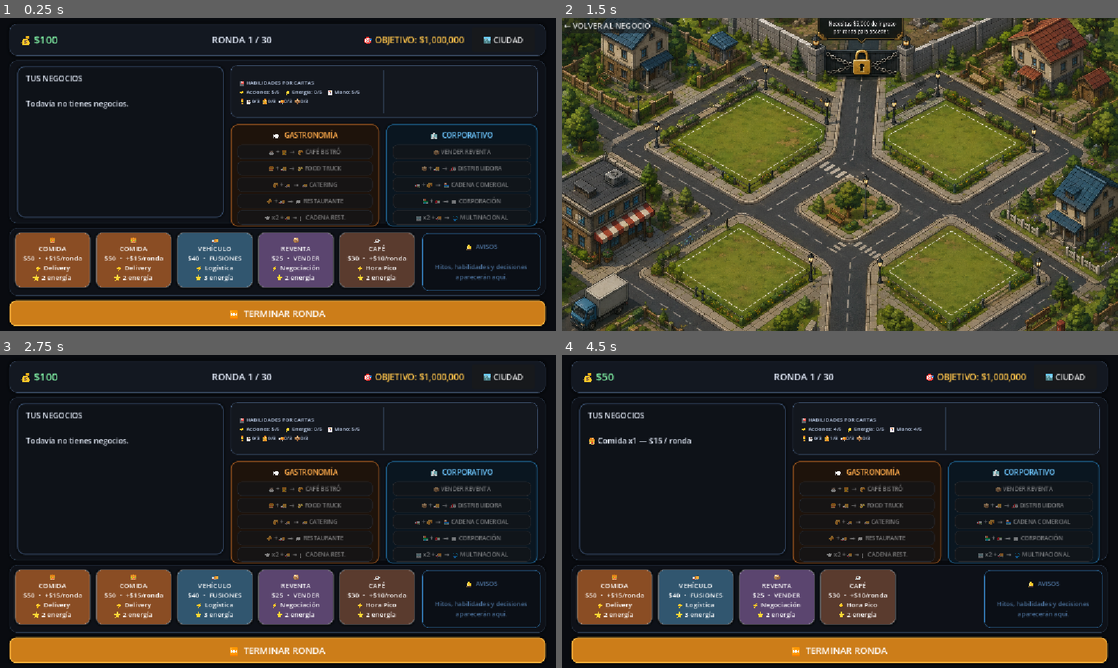
Above: before the commit, frames 1-4 (two rows, left to right).
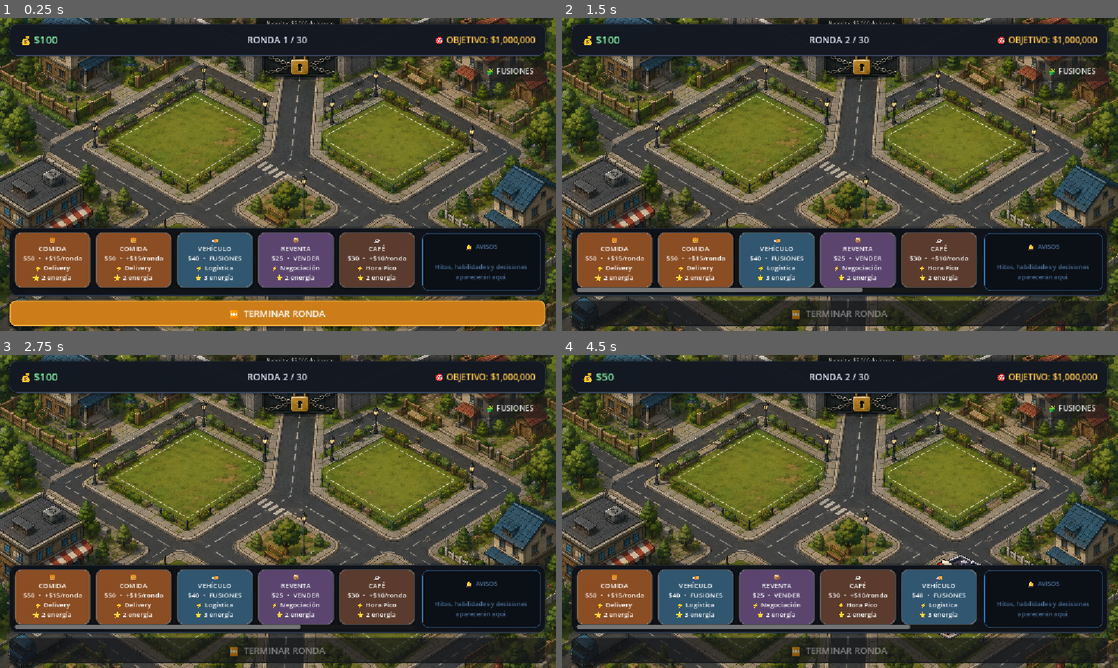
Above: after the commit, the same moments.

Repository: AdolfoBarca/imperio
Game: Godot game, scene res://Main.tscn
Two runs of this game, one before a commit and one after it. Both use one fixed random seed, a clock stepped at 60 frames per second and the inputs below.
Inputs (mouse positions are in pixels of both pictures, inside the frame that each line leads up to):
- Up to frame 1 (0.25 s): no input
- Up to frame 2 (1.5 s): click (1067, 39) at 0.5 s, where only the run before the commit has a clickable "🏙️ CIUDAD"; click "⏭️ TERMINAR RONDA" at 1.25 s
- Up to frame 3 (2.75 s): click (44, 361) at 2 s, where only the run before the commit has a clickable "← VOLVER AL NEGOCIO"
- Up to frame 4 (4.5 s): click (1073, 408) at 2.75 s, where only the run after the commit has a clickable "🧩 FUSIONES"; click (1012, 614) at 3.5 s, where only the run after the commit has a clickable "CERRAR"; click "🍔 COMIDA $50 • +$15/ronda ⚡ D…" at 4.25 s

The runs differ from the first frame. In frame 1, 57% of the frame differs, in the area x 0-100%, y 0-100%; in frame 2, 36%; in frame 3, 66%; in frame 4, 68%.

Commit message:
Integrar ciudad como pantalla principal y panel de fusiones

Diff:
--- a/Ciudad.gd
+++ b/Ciudad.gd
@@ -38,13 +38,14 @@
 	# -----------------------------------------------------
 	# BOTÓN VOLVER
 	# -----------------------------------------------------
-
-	volver_button.visible = true
-	volver_button.z_index = 100
-	volver_button.mouse_filter = Control.MOUSE_FILTER_STOP
-
-	if not volver_button.pressed.is_connected(_on_volver_pressed):
-		volver_button.pressed.connect(_on_volver_pressed)
+	#
+	# Antes este botón cerraba Ciudad.tscn con queue_free().
+	# Ahora Ciudad forma parte permanente de Main.
+	# Por eso se oculta y no recibe clics.
+	# -----------------------------------------------------
+
+	volver_button.visible = false
+	volver_button.mouse_filter = Control.MOUSE_FILTER_IGNORE
 
 
 	# -----------------------------------------------------
@@ -215,9 +216,10 @@
 	if cafes_bistro > 0:
 		cafe_bistro_visual.visible = true
 
+
 	# =====================================================
 	# TERRENO GASTRONÓMICO
-	# Cadena de Restaurantes > Restaurante
+	# Grupo Gastronómico > Cadena Restaurantes > Restaurante
 	# =====================================================
 
 	if grupos_gastronomicos > 0:
@@ -235,11 +237,13 @@
 		cadena_restaurantes_visual.visible = false
 		restaurante_visual.visible = true
 
+
+	# =====================================================
+	# FOOD TRUCK
+	# =====================================================
+
 	if food_trucks > 0:
 		food_truck_visual.visible = true
-
-	if catering_moviles > 0:
-		catering_movil_visual.visible = true
 
 
 	# =====================================================
@@ -296,21 +300,3 @@
 		cadena_comercial_visual.visible = false
 		distribuidora_visual.visible = false
 		catering_movil_visual.visible = true
-
-
-	# =====================================================
-	# ASEGURAR BOTÓN VOLVER
-	# =====================================================
-
-	volver_button.visible = true
-	volver_button.z_index = 100
-	volver_button.mouse_filter = Control.MOUSE_FILTER_STOP
-
-
-# =========================================================
-# VOLVER AL JUEGO
-# =========================================================
-
-func _on_volver_pressed() -> void:
-	print("⬅️ VOLVIENDO AL JUEGO")
-	queue_free()
--- a/Ciudad.tscn
+++ b/Ciudad.tscn
@@ -54,6 +54,7 @@
 🔒 DISTRITO COMERCIAL"
 
 [node name="VolverButton" type="Button" parent="." unique_id=422532861]
+visible = false
 z_index = 100
 layout_mode = 0
 offset_right = 8.0
--- a/Main.gd
+++ b/Main.gd
@@ -169,6 +169,15 @@
 var efectos_activos_panel: PanelContainer
 var efectos_activos_label: Label
 
+# =========================================================
+# PANEL DE FUSIONES SOBRE LA CIUDAD
+# =========================================================
+
+var fusiones_button: Button
+var fusiones_panel: PanelContainer
+var fusiones_lista: VBoxContainer
+var fusiones_cerrar_button: Button
+
 
 # =========================================================
 # ESTADO VISUAL DE LA RONDA
@@ -278,6 +287,9 @@
 @onready var nueva_partida_button: Button = $ZonaNegocios/NuevaPartidaButton
 @onready var terminar_ronda_button: Button = $TerminarRondaButton
 @onready var ciudad_button: Button = $BarraSuperior/InfoSuperior/CiudadButton
+
+# Ciudad permanente dentro de Main
+@onready var ciudad: Control = $Ciudad
 
 
 # =========================================================
@@ -330,13 +342,16 @@
 
 	nueva_partida_button.pressed.connect(nueva_partida)
 	terminar_ronda_button.pressed.connect(terminar_ronda)
-	ciudad_button.pressed.connect(_on_ciudad_pressed)
+
+	# La ciudad ahora forma parte permanente de Main.
+	ciudad_button.visible = false
 
 	nueva_partida_button.visible = false
 
 	crear_menu_contextual_cartas()
 	crear_mensaje_efecto()
 	crear_panel_efectos_activos()
+	crear_panel_fusiones()
 	crear_panel_oportunidad()
 
 	acciones_restantes = ACCIONES_POR_RONDA
@@ -2921,6 +2936,9 @@
 # =========================================================
 
 func actualizar_interfaz() -> void:
+	actualizar_panel_fusiones()
+
+	actualizar_ciudad()
 
 	dinero_label.text = (
 		"💰 $%d" % dinero
@@ -3302,56 +3320,319 @@
 	)
 
 
-# =========================================================
-# ABRIR CIUDAD
-# =========================================================
-
-func _on_ciudad_pressed() -> void:
-	print("🏙️ ABRIENDO CIUDAD")
-
-	var escena_ciudad := load("res://Ciudad.tscn")
-	var ciudad := escena_ciudad.instantiate() as Control
-
+
+# =========================================================
+# PANEL DE FUSIONES SOBRE LA CIUDAD
+# =========================================================
+
+func crear_panel_fusiones() -> void:
+	fusiones_button = Button.new()
+	fusiones_button.name = "FusionesButton"
+	fusiones_button.text = "🧩 FUSIONES"
+	fusiones_button.custom_minimum_size = Vector2(150, 42)
+	fusiones_button.anchor_left = 1.0
+	fusiones_button.anchor_right = 1.0
+	fusiones_button.anchor_top = 0.0
+	fusiones_button.anchor_bottom = 0.0
+	fusiones_button.offset_left = -170.0
+	fusiones_button.offset_right = -20.0
+	fusiones_button.offset_top = 88.0
+	fusiones_button.offset_bottom = 130.0
+	fusiones_button.z_index = 60
+	fusiones_button.pressed.connect(_on_fusiones_button_pressed)
+	add_child(fusiones_button)
+
+	fusiones_panel = PanelContainer.new()
+	fusiones_panel.name = "FusionesPanel"
+	fusiones_panel.visible = false
+	fusiones_panel.z_index = 70
+	fusiones_panel.anchor_left = 1.0
+	fusiones_panel.anchor_right = 1.0
+	fusiones_panel.anchor_top = 0.0
+	fusiones_panel.anchor_bottom = 0.0
+	fusiones_panel.offset_left = -430.0
+	fusiones_panel.offset_right = -20.0
+	fusiones_panel.offset_top = 140.0
+	fusiones_panel.offset_bottom = 560.0
+	add_child(fusiones_panel)
+
+	var fondo := StyleBoxFlat.new()
+	fondo.bg_color = Color(0.055, 0.07, 0.095, 0.98)
+	fondo.border_color = Color(0.25, 0.42, 0.62, 0.95)
+	fondo.set_border_width_all(2)
+	fondo.set_corner_radius_all(14)
+	fondo.shadow_color = Color(0, 0, 0, 0.45)
+	fondo.shadow_size = 10
+	fusiones_panel.add_theme_stylebox_override("panel", fondo)
+
+	var margen := MarginContainer.new()
+	margen.add_theme_constant_override("margin_left", 16)
+	margen.add_theme_constant_override("margin_right", 16)
+	margen.add_theme_constant_override("margin_top", 14)
+	margen.add_theme_constant_override("margin_bottom", 14)
+	fusiones_panel.add_child(margen)
+
+	var columna := VBoxContainer.new()
+	columna.add_theme_constant_override("separation", 8)
+	margen.add_child(columna)
+
+	var titulo := Label.new()
+	titulo.text = "🧩 FUSIONES"
+	titulo.horizontal_alignment = HORIZONTAL_ALIGNMENT_CENTER
+	titulo.add_theme_font_size_override("font_size", 18)
+	columna.add_child(titulo)
+
+	var subtitulo := Label.new()
+	subtitulo.text = "Se habilitan según los negocios que tengas."
+	subtitulo.horizontal_alignment = HORIZONTAL_ALIGNMENT_CENTER
+	subtitulo.autowrap_mode = TextServer.AUTOWRAP_WORD_SMART
+	subtitulo.add_theme_font_size_override("font_size", 11)
+	columna.add_child(subtitulo)
+
+	var scroll := ScrollContainer.new()
+	scroll.custom_minimum_size = Vector2(378, 285)
+	scroll.horizontal_scroll_mode = ScrollContainer.SCROLL_MODE_DISABLED
+	scroll.vertical_scroll_mode = ScrollContainer.SCROLL_MODE_AUTO
+	columna.add_child(scroll)
+
+	fusiones_lista = VBoxContainer.new()
+	fusiones_lista.name = "ListaFusiones"
+	fusiones_lista.custom_minimum_size = Vector2(360, 0)
+	fusiones_lista.add_theme_constant_override("separation", 6)
+	scroll.add_child(fusiones_lista)
+
+	var separador := HSeparator.new()
+	columna.add_child(separador)
+
+	fusiones_cerrar_button = Button.new()
+	fusiones_cerrar_button.text = "CERRAR"
+	fusiones_cerrar_button.custom_minimum_size = Vector2(0, 36)
+	fusiones_cerrar_button.pressed.connect(_on_fusiones_cerrar_pressed)
+	columna.add_child(fusiones_cerrar_button)
+
+	actualizar_panel_fusiones()
+
+
+func _on_fusiones_button_pressed() -> void:
+	if fusiones_panel == null:
+		return
+
+	fusiones_panel.visible = not fusiones_panel.visible
+
+	if fusiones_panel.visible:
+		actualizar_panel_fusiones()
+
+
+func _on_fusiones_cerrar_pressed() -> void:
+	if fusiones_panel != null:
+		fusiones_panel.visible = false
+
+
+func crear_boton_fusion(
+	texto: String,
+	disponible: bool,
+	callback: Callable
+) -> Button:
+	var boton := Button.new()
+	boton.text = texto
+	boton.custom_minimum_size = Vector2(350, 40)
+	boton.disabled = not disponible
+	boton.focus_mode = Control.FOCUS_NONE
+
+	if disponible:
+		boton.pressed.connect(callback)
+
+	return boton
+
+
+func actualizar_panel_fusiones() -> void:
+	if fusiones_button == null or fusiones_lista == null:
+		return
+
+	fusiones_button.disabled = partida_terminada
+
+	for hijo in fusiones_lista.get_children():
+		fusiones_lista.remove_child(hijo)
+		hijo.queue_free()
+
+	var sin_acciones: bool = acciones_restantes <= 0
+
+	fusiones_lista.add_child(
+		crear_boton_fusion(
+			"☕ + 🍔  →  🥐 CAFÉ BISTRÓ",
+			cafes >= 1
+			and comidas >= 1
+			and not sin_acciones
+			and not partida_terminada,
+			Callable(self, "_fusion_ui_cafe_bistro")
+		)
+	)
+
+	fusiones_lista.add_child(
+		crear_boton_fusion(
+			"🍔 + 🚚  →  🌮 FOOD TRUCK",
+			comidas >= 1
+			and vehiculos >= 1
+			and (not sin_acciones or logistica_activa)
+			and not partida_terminada,
+			Callable(self, "_fusion_ui_food_truck")
+		)
+	)
+
+	fusiones_lista.add_child(
+		crear_boton_fusion(
+			"🥐 + 🚚  →  🚚 CATERING",
+			cafes_bistro >= 1
+			and vehiculos >= 1
+			and (not sin_acciones or logistica_activa)
+			and not partida_terminada,
+			Callable(self, "_fusion_ui_catering")
+		)
+	)
+
+	fusiones_lista.add_child(
+		crear_boton_fusion(
+			"🥐 + 🚚  →  🍽️ RESTAURANTE",
+			cafes_bistro >= 1
+			and vehiculos >= 1
+			and (not sin_acciones or logistica_activa)
+			and not partida_terminada,
+			Callable(self, "_fusion_ui_restaurante")
+		)
+	)
+
+	var puede_grupo: bool = cadenas_restaurantes >= 2 and vehiculos >= 1
+	var texto_gastro_avanzado := "🍽️ x2 + 🚚  →  🍴 CADENA REST."
+
+	if puede_grupo:
+		texto_gastro_avanzado = "🍴 x2 + 🚚  →  🏨 GRUPO GASTRO"
+
+	fusiones_lista.add_child(
+		crear_boton_fusion(
+			texto_gastro_avanzado,
+			(
+				(puede_grupo or restaurantes >= 2)
+				and vehiculos >= 1
+				and (not sin_acciones or logistica_activa)
+				and not partida_terminada
+			),
+			Callable(self, "_fusion_ui_cadena_restaurantes")
+		)
+	)
+
+	fusiones_lista.add_child(
+		crear_boton_fusion(
+			"📦 + 🚚  →  🚛 DISTRIBUIDORA",
+			reventas >= 1
+			and vehiculos >= 1
+			and (not sin_acciones or logistica_activa)
+			and not partida_terminada,
+			Callable(self, "_fusion_ui_distribuidora")
+		)
+	)
+
+	fusiones_lista.add_child(
+		crear_boton_fusion(
+			"🚛 + 🥐  →  🏪 CADENA COMERCIAL",
+			distribuidoras >= 1
+			and cafes_bistro >= 1
+			and not sin_acciones
+			and not partida_terminada,
+			Callable(self, "_fusion_ui_cadena_comercial")
+		)
+	)
+
+	fusiones_lista.add_child(
+		crear_boton_fusion(
+			"🏪 + 🚛  →  🏢 CORPORACIÓN",
+			cadenas_comerciales >= 1
+			and distribuidoras >= 1
+			and not sin_acciones
+			and not partida_terminada,
+			Callable(self, "_fusion_ui_corporacion")
+		)
+	)
+
+	fusiones_lista.add_child(
+		crear_boton_fusion(
+			"🏢 x2 + 🚚  →  🌐 MULTINACIONAL",
+			corporaciones >= 2
+			and vehiculos >= 1
+			and (not sin_acciones or logistica_activa)
+			and not partida_terminada,
+			Callable(self, "_fusion_ui_multinacional")
+		)
+	)
+
+
+func _fusion_ui_cafe_bistro() -> void:
+	fusionar_cafe_comida()
+	actualizar_panel_fusiones()
+
+
+func _fusion_ui_food_truck() -> void:
+	fusionar_food_truck()
+	actualizar_panel_fusiones()
+
+
+func _fusion_ui_catering() -> void:
+	fusionar_catering()
+	actualizar_panel_fusiones()
+
+
+func _fusion_ui_restaurante() -> void:
+	fusionar_restaurante()
+	actualizar_panel_fusiones()
+
+
+func _fusion_ui_cadena_restaurantes() -> void:
+	fusionar_cadena_restaurantes()
+	actualizar_panel_fusiones()
+
+
+func _fusion_ui_distribuidora() -> void:
+	fusionar_distribuidora()
+	actualizar_panel_fusiones()
+
+
+func _fusion_ui_cadena_comercial() -> void:
+	fusionar_cadena_comercial()
+	actualizar_panel_fusiones()
+
+
+func _fusion_ui_corporacion() -> void:
+	fusionar_corporacion()
+	actualizar_panel_fusiones()
+
+
+func _fusion_ui_multinacional() -> void:
+	fusionar_multinacional()
+	actualizar_panel_fusiones()
+
+
+# =========================================================
+# CIUDAD PERMANENTE
+# =========================================================
+
+func actualizar_ciudad() -> void:
 	if ciudad == null:
-		print("❌ NO SE PUDO CARGAR Ciudad.tscn")
-		return
-
-	add_child(ciudad)
-	ciudad.set_anchors_and_offsets_preset(Control.PRESET_FULL_RECT)
-	ciudad.z_index = 1000
-	ciudad.mouse_filter = Control.MOUSE_FILTER_STOP
-
-	# Enviar a la ciudad el estado REAL de la partida.
-	# La ciudad recibe Café, Comida, Café Bistró, Restaurante,
-	# Food Truck, Catering Móvil y Distribuidora.
-	if ciudad.has_method("configurar"):
-		ciudad.call(
-			"configurar",
-			cafes,
-			comidas,
-			cafes_bistro,
-			restaurantes,
-			cadenas_restaurantes,
-			grupos_gastronomicos,
-			food_trucks,
-			catering_moviles,
-			distribuidoras,
-			cadenas_comerciales,
-			corporaciones,
-			multinacionales
-		)
-
-	print("☕ CAFÉS ENVIADOS A CIUDAD: ", cafes)
-	print("🍔 COMIDAS ENVIADAS A CIUDAD: ", comidas)
-	print("🥐 CAFÉS BISTRÓ ENVIADOS A CIUDAD: ", cafes_bistro)
-	print("🍽️ RESTAURANTES ENVIADOS A CIUDAD: ", restaurantes)
-	print("🍴 CADENAS DE RESTAURANTES ENVIADAS A CIUDAD: ", cadenas_restaurantes)
-	print("👑 GRUPOS GASTRONÓMICOS ENVIADOS A CIUDAD: ", grupos_gastronomicos)
-	print("🚚 FOOD TRUCKS ENVIADOS A CIUDAD: ", food_trucks)
-	print("🍱 CATERING MÓVIL ENVIADO A CIUDAD: ", catering_moviles)
-	print("🏭 DISTRIBUIDORAS ENVIADAS A CIUDAD: ", distribuidoras)
-	print("🏬 CADENAS COMERCIALES ENVIADAS A CIUDAD: ", cadenas_comerciales)
-	print("🏢 CORPORACIONES ENVIADAS A CIUDAD: ", corporaciones)
-	print("🌍 MULTINACIONALES ENVIADAS A CIUDAD: ", multinacionales)
-	print("✅ CIUDAD CARGADA")
-	print("Tamaño ciudad: ", ciudad.size)
+		return
+
+	if not ciudad.has_method("configurar"):
+		return
+
+	ciudad.call(
+		"configurar",
+		cafes,
+		comidas,
+		cafes_bistro,
+		restaurantes,
+		cadenas_restaurantes,
+		grupos_gastronomicos,
+		food_trucks,
+		catering_moviles,
+		distribuidoras,
+		cadenas_comerciales,
+		corporaciones,
+		multinacionales
+	)
--- a/Main.tscn
+++ b/Main.tscn
@@ -1,6 +1,7 @@
 [gd_scene format=3 uid="uid://sm1wvktmd0bb"]
 
 [ext_resource type="Script" uid="uid://dcy03rbmnp7sh" path="res://Main.gd" id="1_main"]
+[ext_resource type="PackedScene" uid="uid://b1wixnimj17x8" path="res://Ciudad.tscn" id="2_uu6xs"]
 
 [sub_resource type="StyleBoxFlat" id="StyleFondo"]
 bg_color = Color(0.035, 0.045, 0.065, 1)
@@ -286,7 +287,13 @@
 grow_vertical = 2
 script = ExtResource("1_main")
 
+[node name="Ciudad" parent="." unique_id=1506095389 instance=ExtResource("2_uu6xs")]
+z_index = 0
+layout_mode = 1
+mouse_filter = 2
+
 [node name="Fondo" type="Panel" parent="." unique_id=598983397]
+visible = false
 layout_mode = 1
 anchors_preset = 15
 anchor_right = 1.0
@@ -296,6 +303,7 @@
 theme_override_styles/panel = SubResource("StyleFondo")
 
 [node name="BarraSuperior" type="Panel" parent="." unique_id=1531545462]
+z_index = 20
 layout_mode = 0
 offset_left = 20.0
 offset_top = 12.0
@@ -343,11 +351,14 @@
 vertical_alignment = 1
 
 [node name="CiudadButton" type="Button" parent="BarraSuperior/InfoSuperior" unique_id=466707864]
+visible = false
 custom_minimum_size = Vector2(130, 42)
 layout_mode = 2
 text = "🏙️ CIUDAD"
 
 [node name="ZonaNegocios" type="Panel" parent="." unique_id=855421297]
+visible = false
+z_index = 20
 layout_mode = 0
 offset_left = 20.0
 offset_top = 88.0
@@ -607,6 +618,7 @@
 text = "🔄 NUEVA PARTIDA"
 
 [node name="ManoCartas" type="Panel" parent="." unique_id=1894742990]
+z_index = 20
 layout_mode = 0
 offset_left = 20.0
 offset_top = 435.0
@@ -735,6 +747,7 @@
 PRÓXIMAMENTE"
 
 [node name="TerminarRondaButton" type="Button" parent="." unique_id=1518074899]
+z_index = 20
 layout_mode = 0
 offset_left = 20.0
 offset_top = 585.0
Not shown, changed: export_presets.cfg
